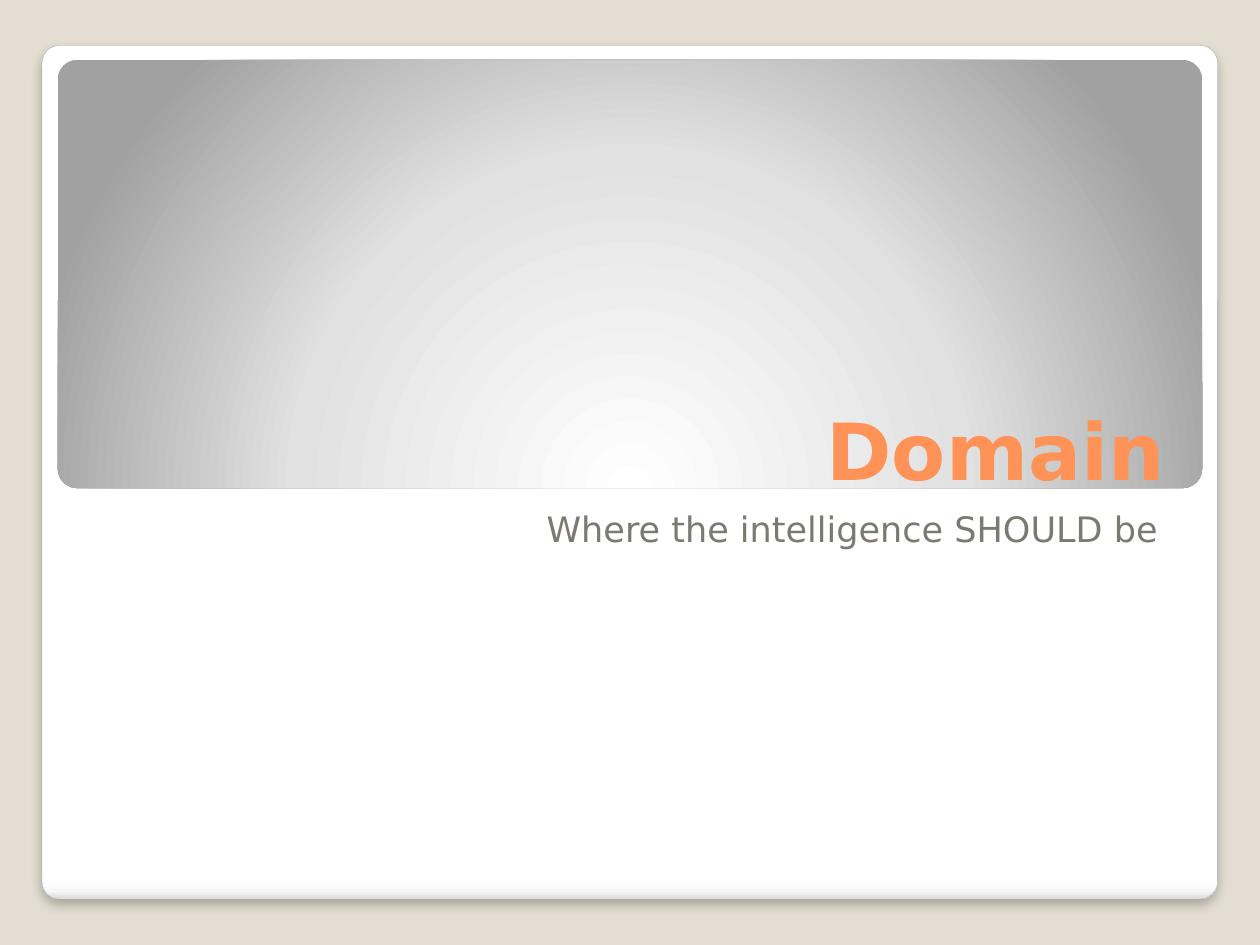
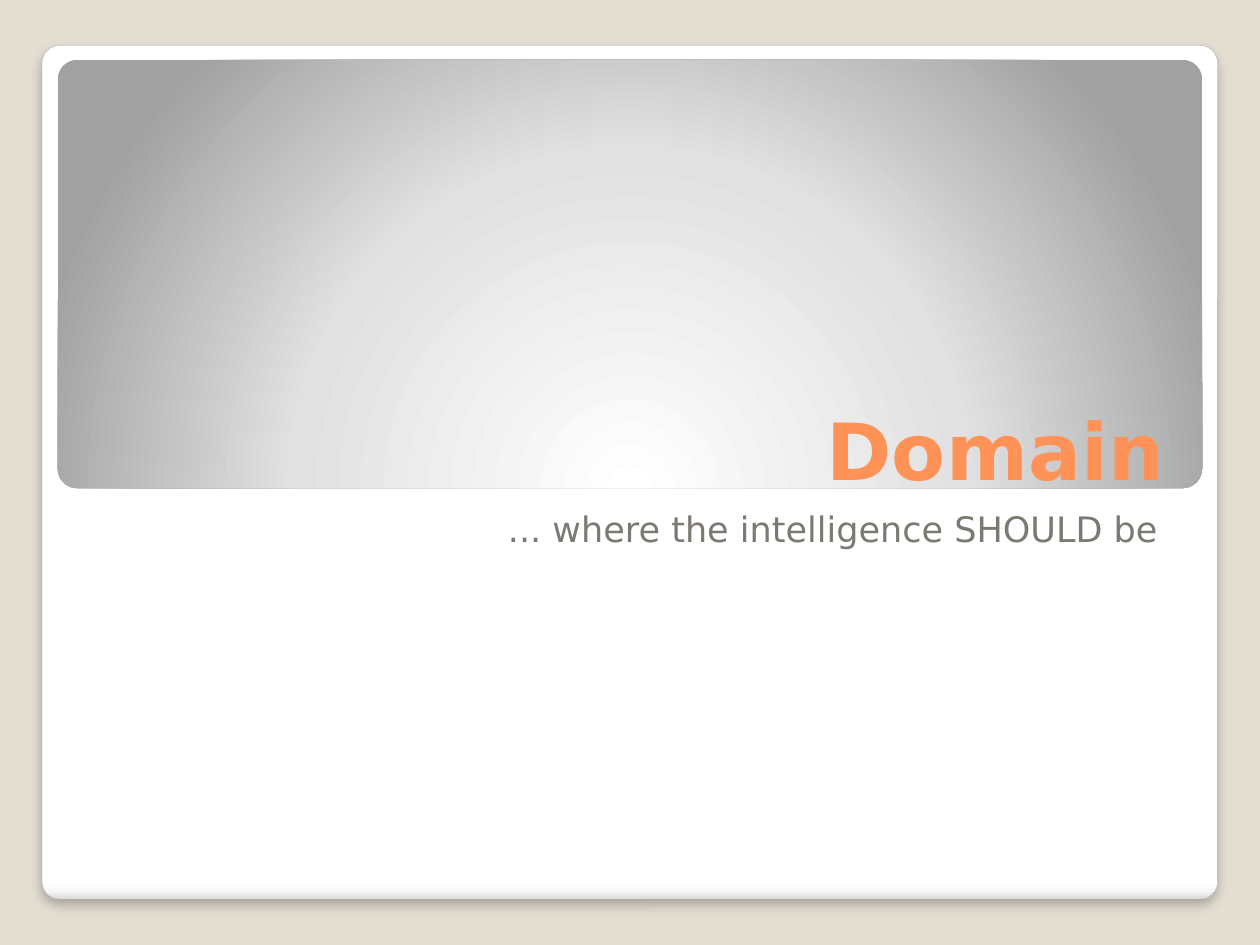
Before and after one commit to michelgrootjans/dkvlessonslearned, a slide deck: slide 14 of slides/Technical Session/Lessons learned.pptx. Drawn at 1260x945 pixels with LibreOffice and Linux fonts; fonts in the diff are those of the drawing. Boxes give left, top, right and bottom in pixels: in the first picture for what was removed or moved away, otherwise in the second. Text is boxed around its words. In the diff, an @@ line names an element or a change of style, - is before the commit and + after.

```diff
--- a/slides/Technical Session/Lessons learned.pptx
+++ b/slides/Technical Session/Lessons learned.pptx
@@ subtitle at box(552, 515, 1158, 549): text changed @@
-Where the intelligence SHOULD be
+... where the intelligence SHOULD be
```
Also in this commit, not shown: 4 other slides changed, 1 slide added.
